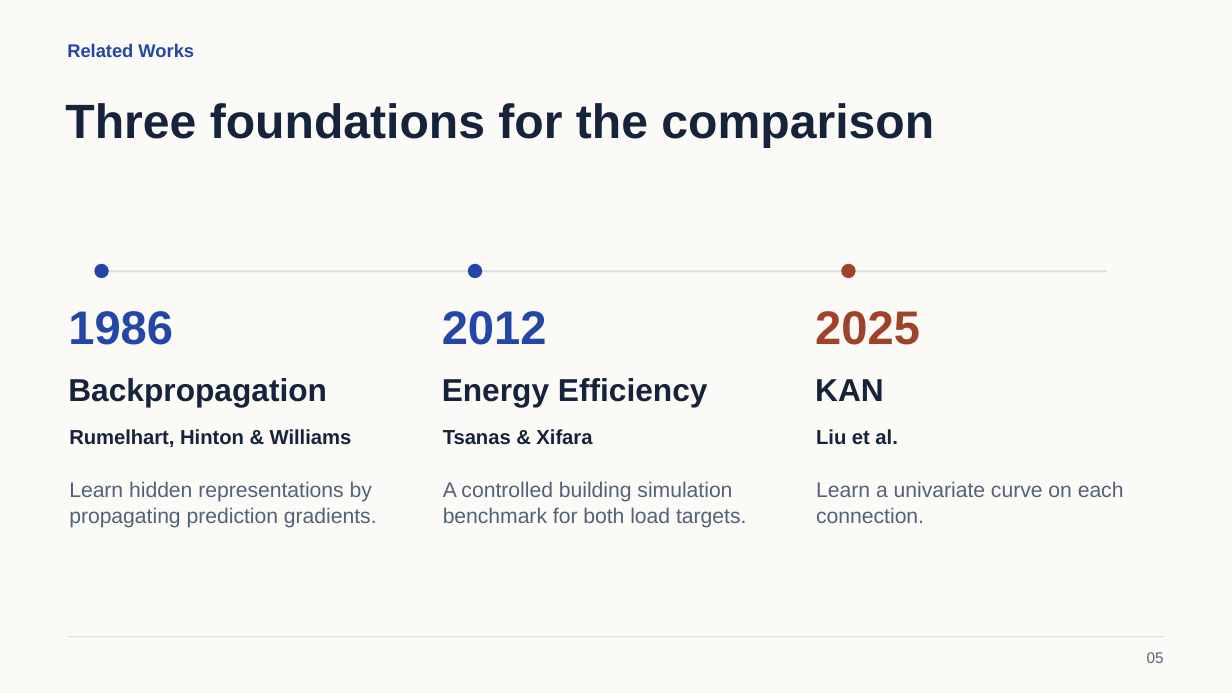
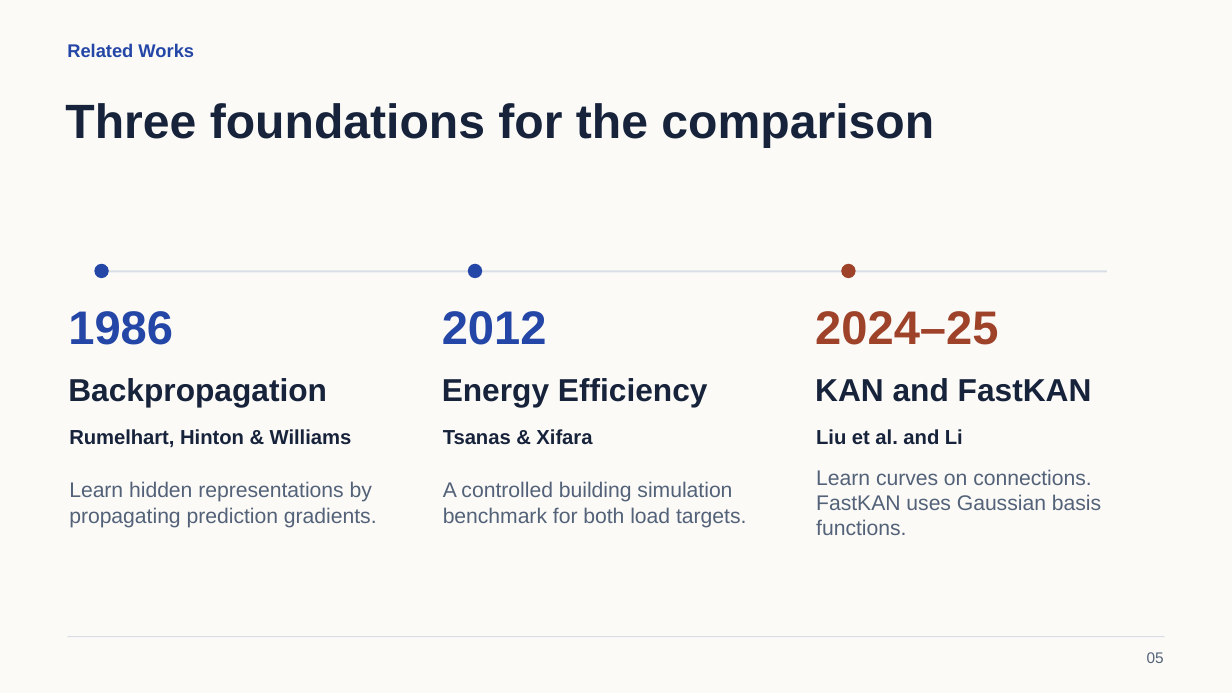
Before and after one commit to wei470/8610-Project, a slide deck: slide 5 of Presentation.pptx. Drawn at 1232x693 pixels with LibreOffice and Linux fonts; fonts in the diff are those of the drawing. Boxes give left, top, right and bottom in pixels: in the first picture for what was removed or moved away, otherwise in the second. Text is boxed around its words. In the diff, an @@ line names an element or a change of style, - is before the commit and + after.

Commit message:
Update Gaussian KAN experiments and presentation

```diff
--- a/Presentation.pptx
+++ b/Presentation.pptx
@@ text at [815,311,998,345]: text changed @@
-2025
+2024–25
@@ text at [815,378,1092,402]: text changed @@
-KAN
+KAN and FastKAN
@@ text at [816,429,963,445]: text changed @@
-Liu et al.
+Liu et al. and Li
@@ text at [816,469,1101,535]: text changed @@
-Learn a univariate curve on each connection.
+Learn curves on connections. FastKAN uses Gaussian basis functions.
```
Also in this commit, not shown: 13 other slides changed, 3 slides added, 42 other files.
